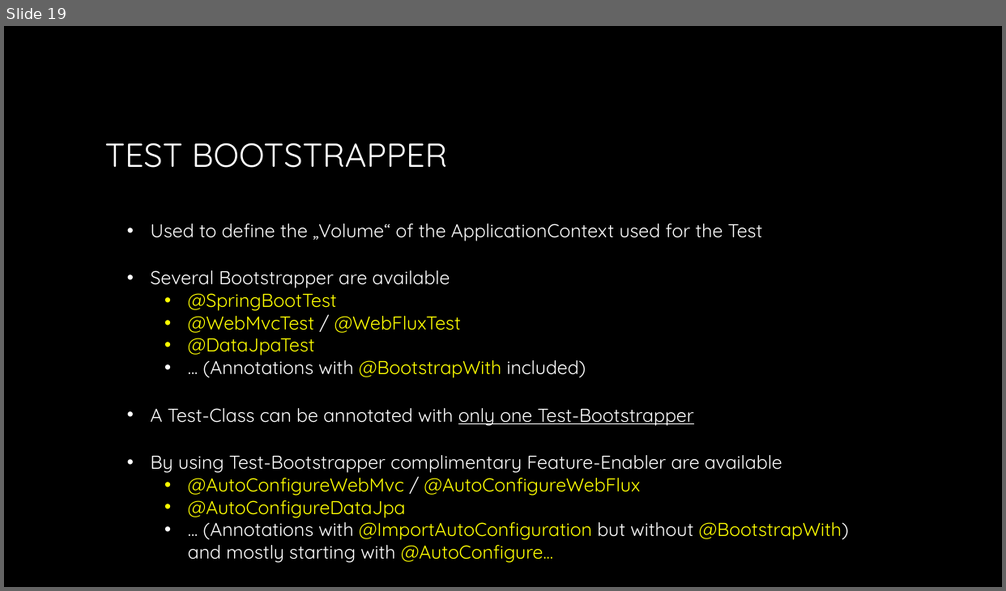
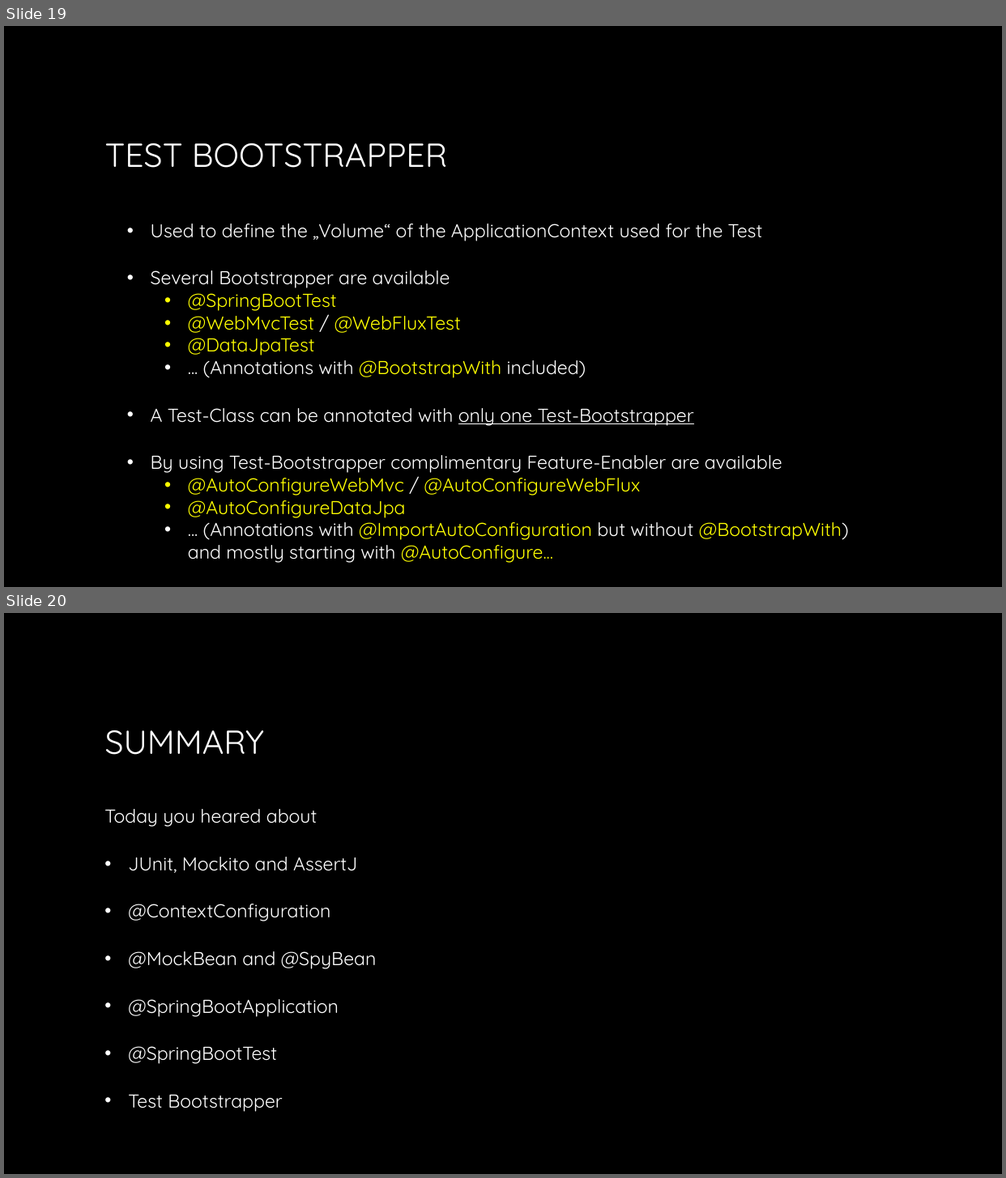
Before and after one commit to jack-geronimo/spring-boot-test-meetup, a slide deck: meetup-presentation.pptx. Shown one above the other, each under a label of ours: slide 19 before the commit, slides 19 and 20 after it. The pictures are 1006x591 and 1006x1178 pixels, drawn with LibreOffice and Linux fonts; fonts in the diff are those of the drawing; background and template pictures are left out. Boxes give left, top, right and bottom in pixels: in the first picture for what was removed or moved away, otherwise in the second. Text is boxed around its words. In the diff, an @@ line names an element or a change of style, - is before the commit and + after.

```diff
--- a/meetup-presentation.pptx
+++ b/meetup-presentation.pptx
@@ slide 20 added at <box>4,613,1002,1174</box>, background picture (left out) @@
@@ title added at <box>105,730,265,755</box>, 32 pt, text gradient #FFFFFF to #A6A6A6 @@
+SUMMARY
@@ text added at <box>104,809,377,1112</box>, 18 pt, text #FFFFFF @@
+Today you heared about
+• JUnit, Mockito and AssertJ
+• @ContextConfiguration
+• @MockBean and @SpyBean
+• @SpringBootApplication
+• @SpringBootTest
+• Test Bootstrapper
```
Also in this commit, not shown: 13 slides changed, 2 other slides added, 1 slide removed.
